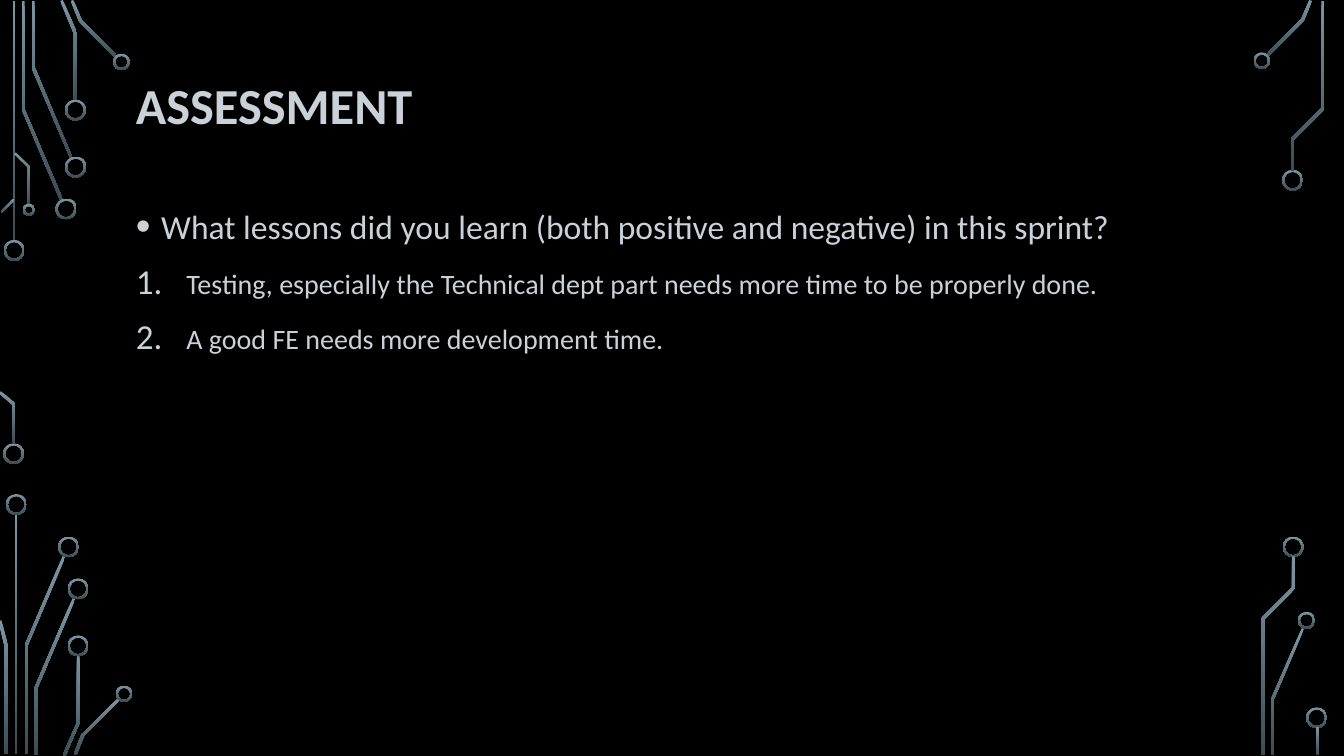
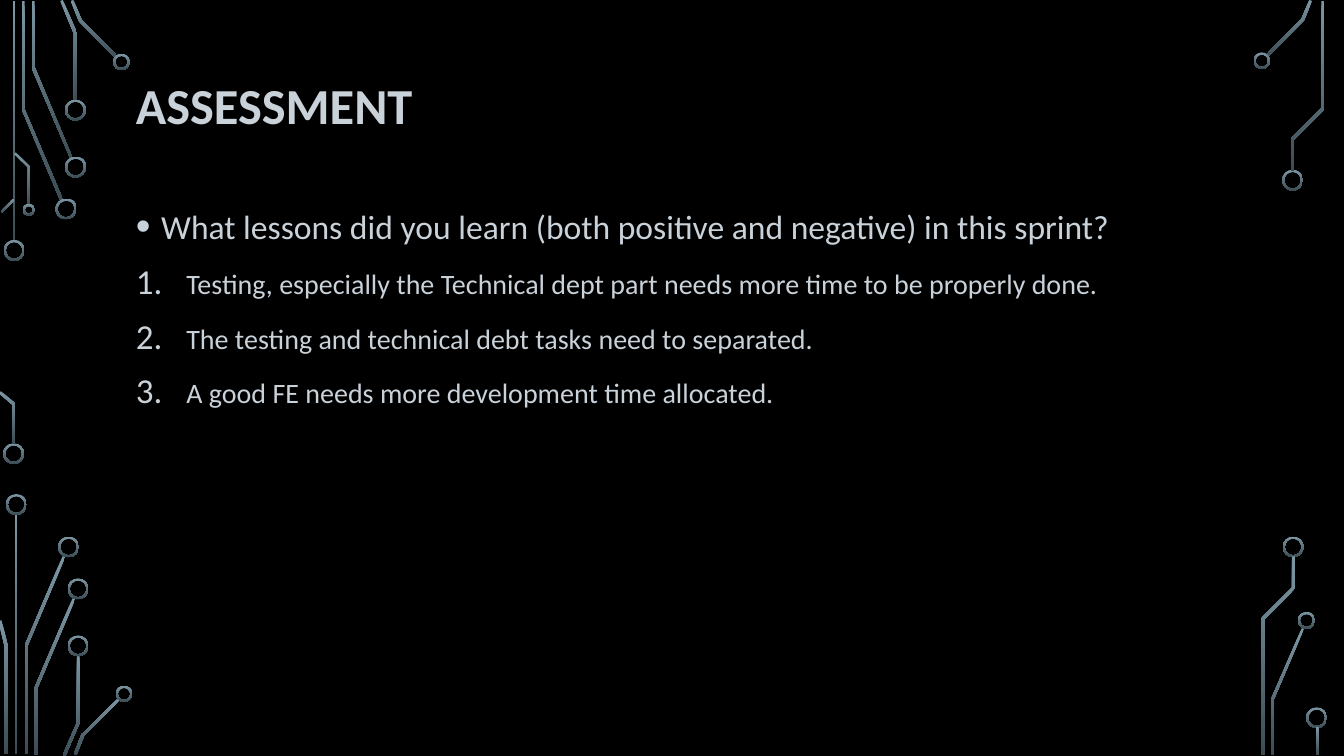
Before and after one commit to HeydarliAtabay/SolidarityPurchasingGroup, a slide deck: slide 13 of Retrospective/Sprint 1 - Retrospective.pptx. Drawn at 1344x756 pixels with LibreOffice and Linux fonts; fonts in the diff are those of the drawing; background and template pictures are left out. Boxes give left, top, right and bottom in pixels: in the first picture for what was removed or moved away, otherwise in the second. Text is boxed around its words. In the diff, an @@ line names an element or a change of style, - is before the commit and + after.

```diff
--- a/Retrospective/Sprint 1 - Retrospective.pptx
+++ b/Retrospective/Sprint 1 - Retrospective.pptx
@@ text at [186,329,812,408]: text changed @@
-2. A good FE needs more development time.
+2. The testing and technical debt tasks need to separated.
+3. A good FE needs more development time allocated.
```
Also in this commit, not shown: 3 other slides changed, 1 other file.
